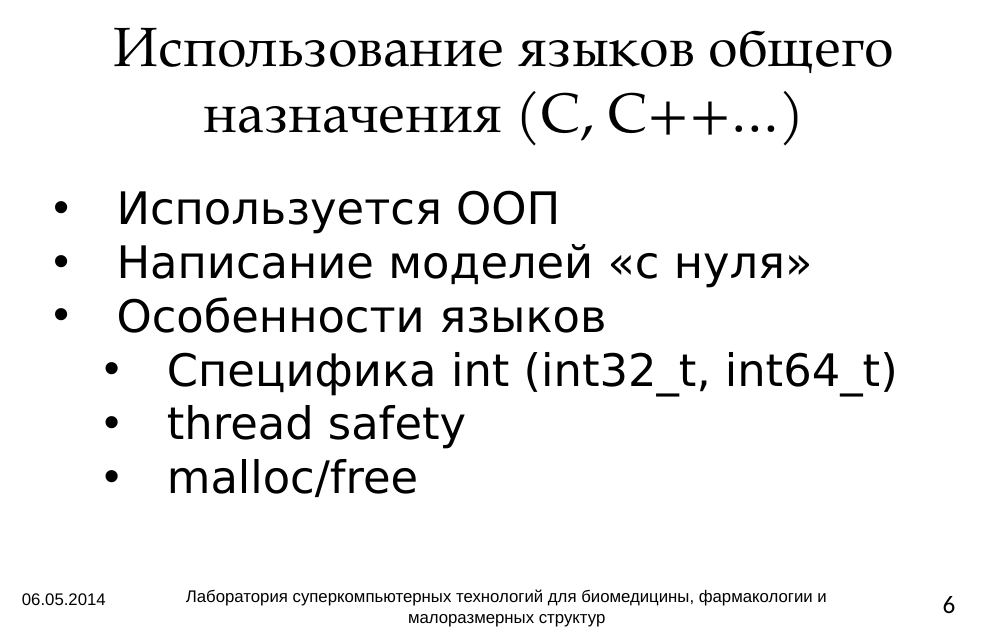
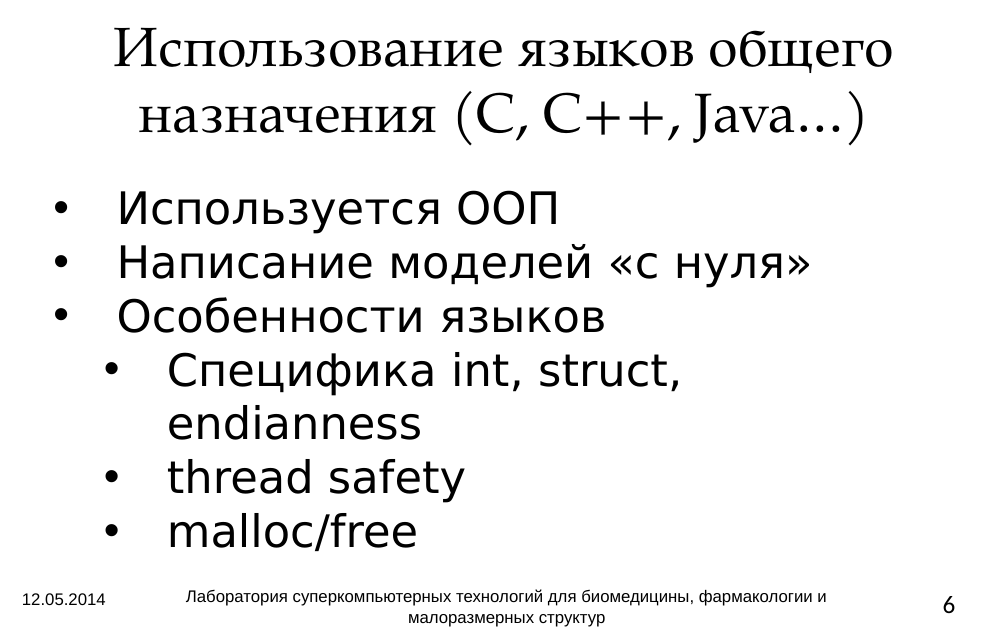
Before and after one commit to atakua/simlectures-archive, a slide deck: slide 6 of lecture12-languages/lecture12-languages.pptx. Drawn at 1008x627 pixels with LibreOffice and Linux fonts; fonts in the diff are those of the drawing; background and template pictures are left out. Boxes give left, top, right and bottom in pixels: in the first picture for what was removed or moved away, otherwise in the second. Text is boxed around its words. In the diff, an @@ line names an element or a change of style, - is before the commit and + after.

```diff
--- a/lecture12-languages/lecture12-languages.pptx
+++ b/lecture12-languages/lecture12-languages.pptx
@@ title at [114, 27, 894, 146]: text changed @@
-Использование языков общего назначения (C, C++…)
+Использование языков общего назначения (C, C++, Java…)
@@ text at [167, 352, 682, 440]: text changed @@
-  • Специфика int (int32_t, int64_t)
+  • Специфика int, struct, endianness
@@ text at [22, 593, 106, 605]: text changed @@
-06.05.2014
+12.05.2014
```
Also in this commit, not shown: 17 other slides changed, 3 slides added, 1 other file.
